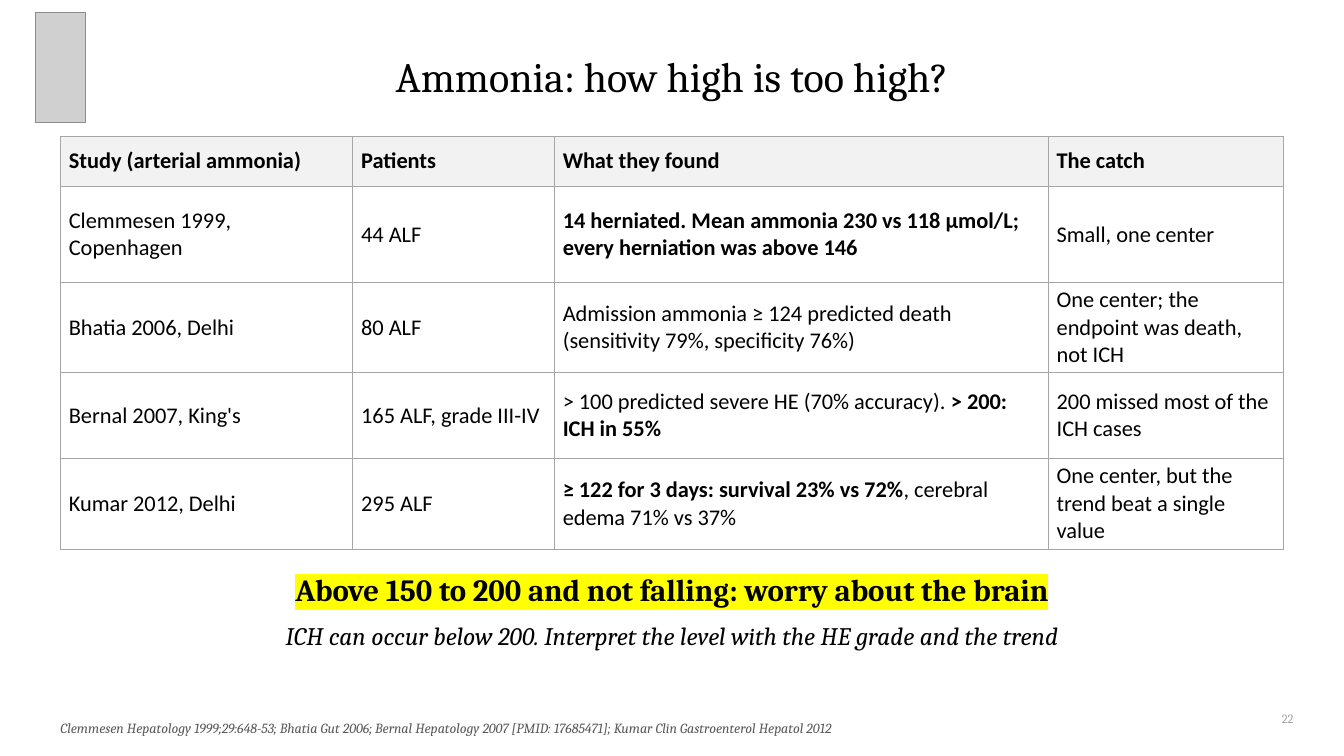
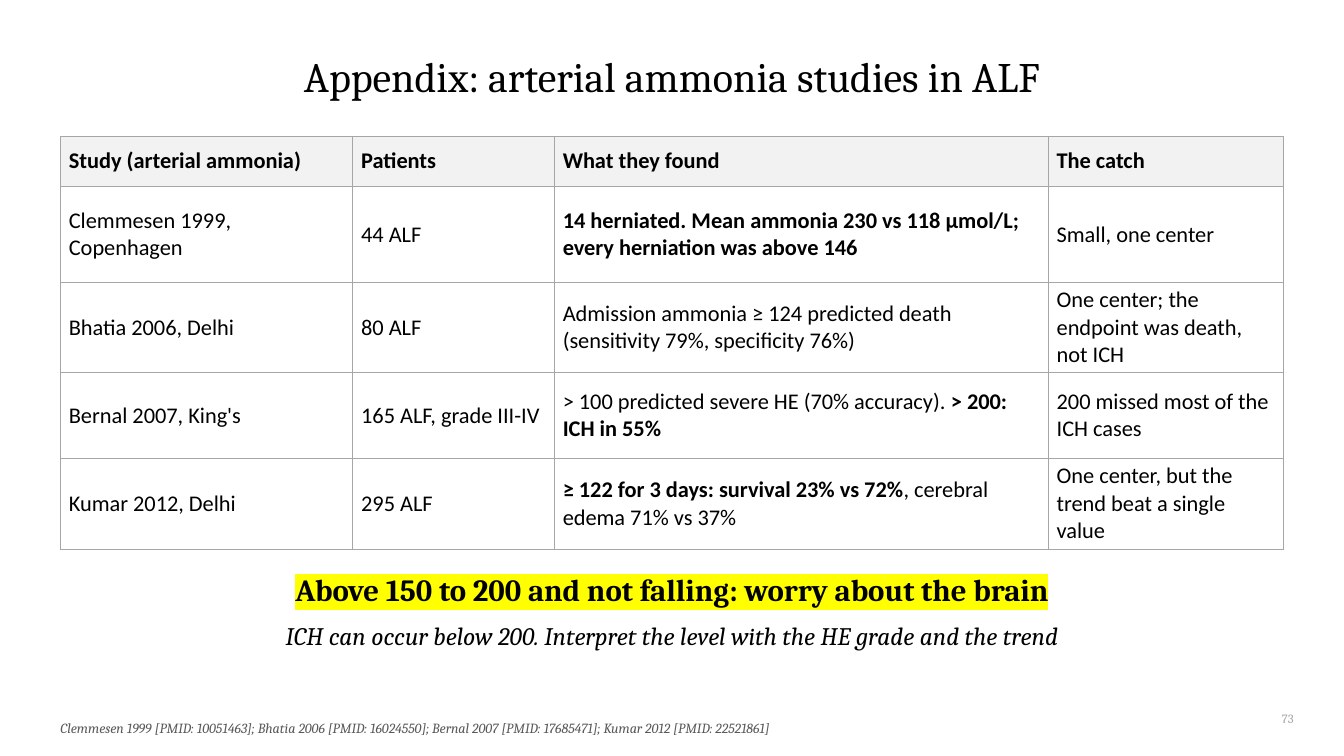
Before and after one commit to qaddodi/mohammad-almeqdadi-lectures, a slide deck: slide 73 of lectures/acute-liver-failure-aclf-in-icu/ALF and ACLF in the ICU.pptx (slide 22 before the commit). Drawn at 1344x756 pixels with LibreOffice and Linux fonts; fonts in the diff are those of the drawing; grey boxes stand for pictures. Boxes give left, top, right and bottom in pixels: in the first picture for what was removed or moved away, otherwise in the second. Text is boxed around its words. In the diff, an @@ line names an element or a change of style, - is before the commit and + after.

```diff
--- a/lectures/acute-liver-failure-aclf-in-icu/ALF and ACLF in the ICU.pptx
+++ b/lectures/acute-liver-failure-aclf-in-icu/ALF and ACLF in the ICU.pptx
@@ picture removed at <box>35,12,86,123</box> @@
@@ title at <box>304,62,1040,101</box>: text changed @@
-Ammonia: how high is too high?
+Appendix: arterial ammonia studies in ALF
@@ page number at <box>1282,715,1294,723</box>: text changed @@
-22
+73
@@ text at <box>60,723,769,735</box>: text changed @@
-Clemmesen Hepatology 1999;29:648-53; Bhatia Gut 2006; Bernal Hepatology 2007 [PMID: 17685471]; Kumar Clin Gastroenterol Hepatol 2012
+Clemmesen 1999 [PMID: 10051463]; Bhatia 2006 [PMID: 16024550]; Bernal 2007 [PMID: 17685471]; Kumar 2012 [PMID: 22521861]
```
Also in this commit, not shown: 33 other slides changed, 5 slides added, 1 slide removed, 2 other files.
